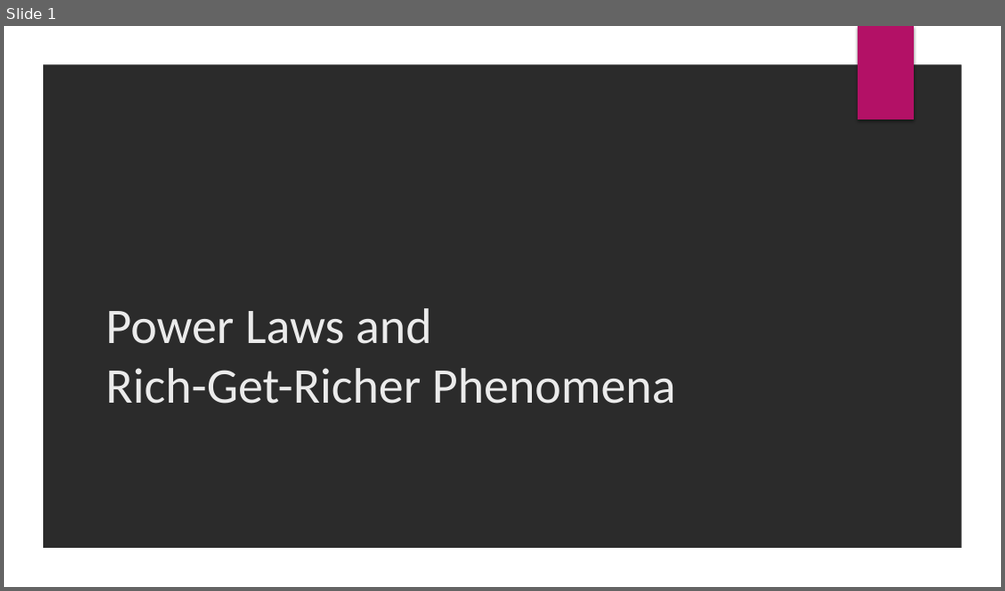
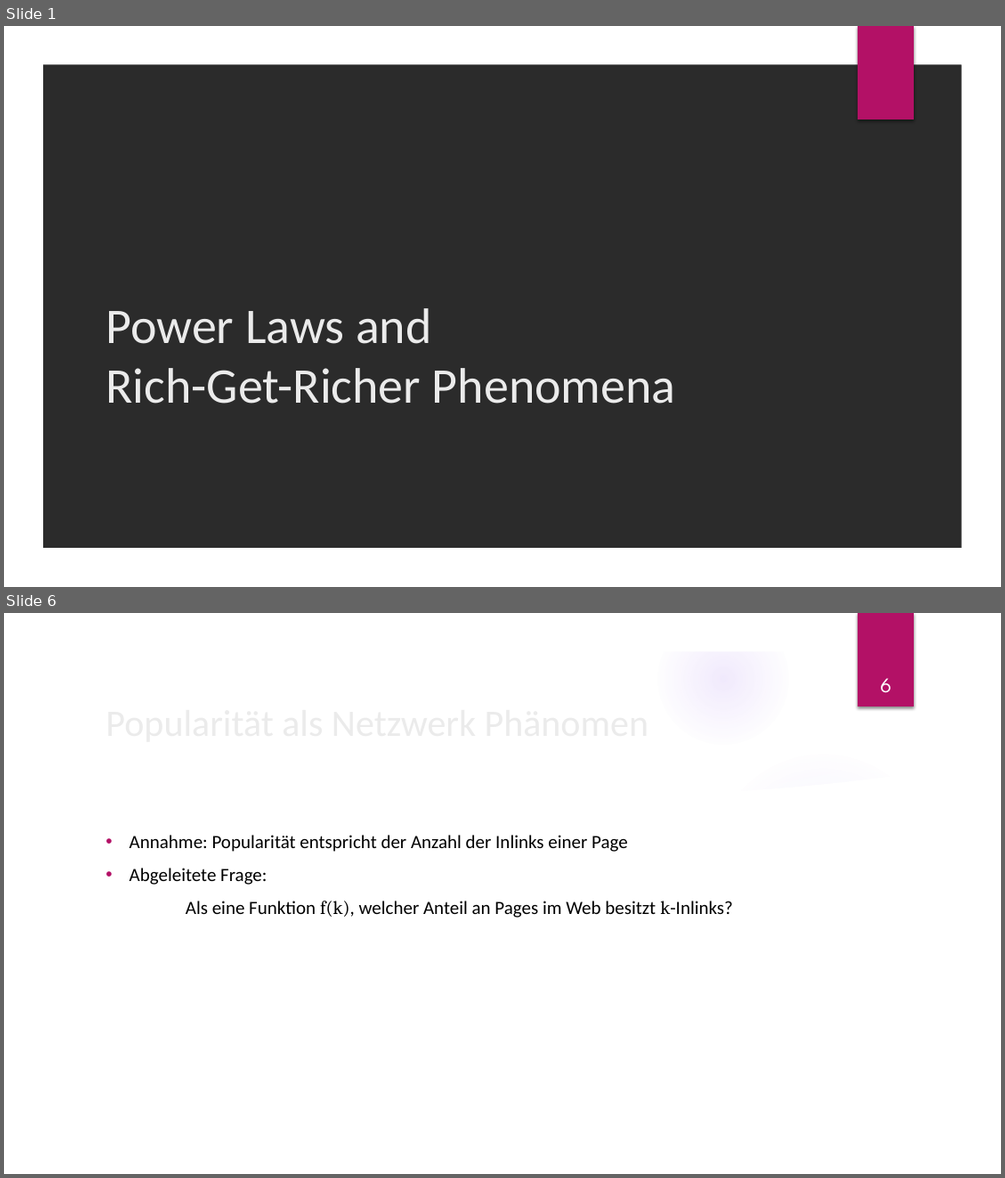
Before and after one commit to ReSynn/Rich-Get-Richer-Dynamik, a slide deck: PL and RgR.pptx. Shown one above the other, each under a label of ours: slide 1 before the commit, slides 1 and 6 after it; the slides between them are not shown. The pictures are 1005x591 and 1005x1178 pixels, drawn with LibreOffice and Linux fonts; fonts in the diff are those of the drawing; background and template pictures are left out; a plain dark background stands for a picture behind light text. Boxes give left, top, right and bottom in pixels: in the first picture for what was removed or moved away, otherwise in the second. Text is boxed around its words. In the diff, an @@ line names an element or a change of style, - is before the commit and + after.

```diff
--- a/PL and RgR.pptx
+++ b/PL and RgR.pptx
@@ slide 6 added at <box>4,613,1001,1174</box>, background picture (left out); not listed: 2 template elements that a slide beside it also shows @@
@@ title added at <box>98,692,815,750</box>, 36 pt, text #EBEBEB @@
+Popularität als Netzwerk Phänomen
@@ page number added at <box>880,678,891,693</box>, 20 pt, text #FFFFFF @@
+6
@@ group added at <box>4,614,970,1174</box>: 5 ellipses, 2 freeform shapes @@
@@ text added at <box>129,835,733,917</box>, 18 pt, text #000000 @@
+• Annahme: Popularität entspricht der Anzahl der Inlinks einer Page
+• Abgeleitete Frage:
+Als eine Funktion f(k), welcher Anteil an Pages im Web besitzt k-Inlinks?
```
Also in this commit, not shown: 2 slides changed, 4 other slides added.
